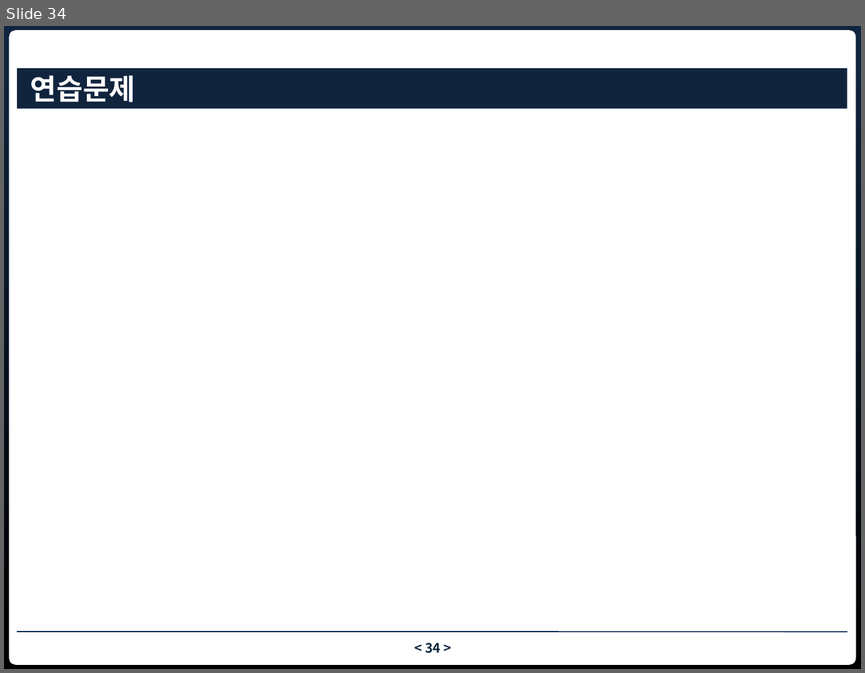
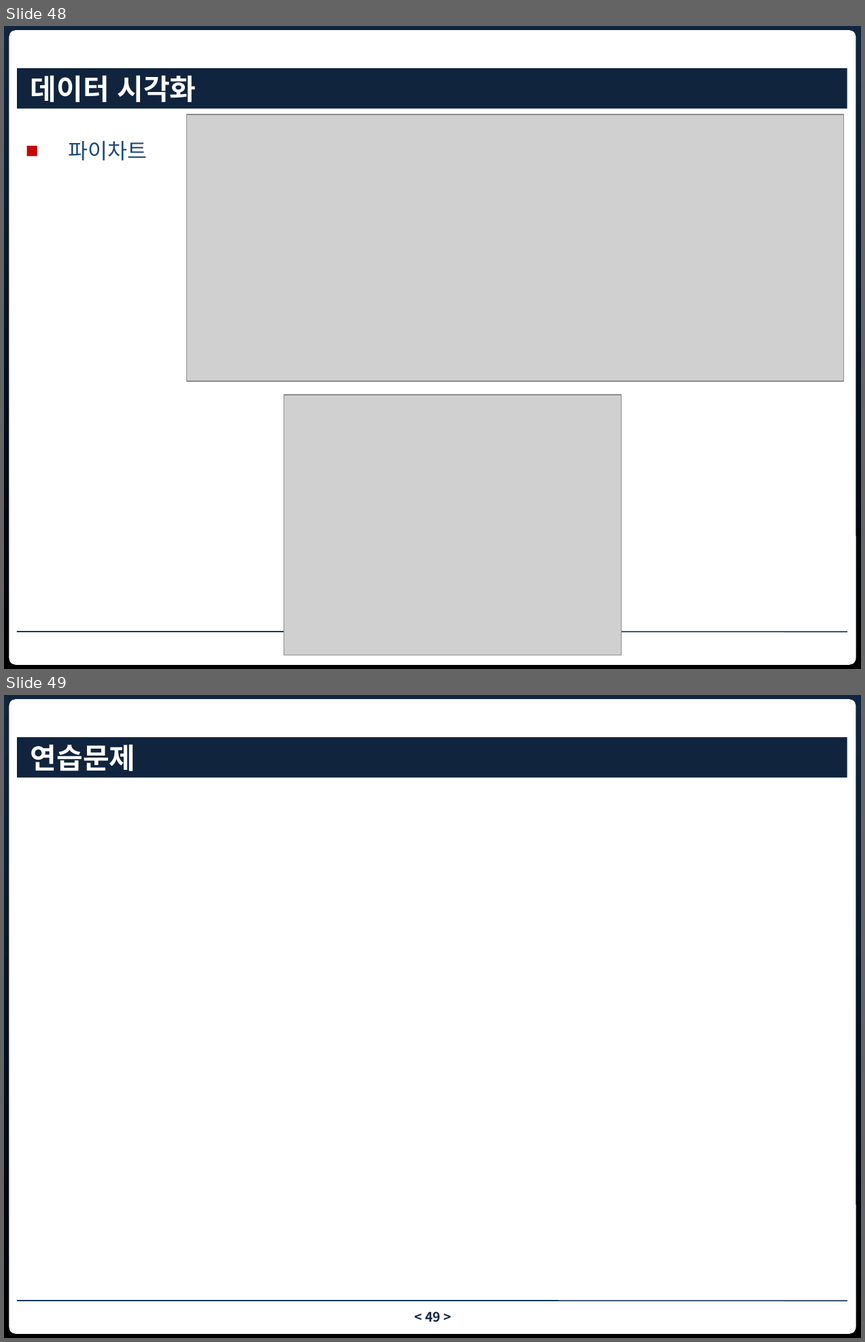
Before and after one commit to nhkim55/bigdata_fintech_python, a slide deck: ch6 matplotlib.pptx. Shown one above the other, each under a label of ours: slide 34 before the commit, slides 48 and 49 after it. The pictures are 865x673 and 865x1342 pixels, drawn with LibreOffice and Linux fonts; fonts in the diff are those of the drawing; grey boxes stand for pictures; background and template pictures are left out. Boxes give left, top, right and bottom in pixels: in the first picture for what was removed or moved away, otherwise in the second. Text is boxed around its words. In the diff, an @@ line names an element or a change of style, - is before the commit and + after.

```diff
--- a/ch6 matplotlib.pptx
+++ b/ch6 matplotlib.pptx
@@ slide 48 added at box(4, 26, 861, 669), background gradient #10253F to #000000; not listed: 3 template elements that a slide beside it also shows @@
@@ title added at box(17, 68, 847, 108), fill #0F243E, 24 pt, text #FFFFFF, bold @@
+데이터 시각화
@@ picture added at box(186, 114, 843, 381) @@
@@ text added at box(69, 141, 147, 161), 18 pt, text #1F497D @@
+■ 파이차트
@@ picture added at box(284, 395, 621, 655) @@
@@ what was slide 34 is now slide 49 @@
@@ page number at box(425, 1311, 441, 1322): text changed @@
-< 34 >
+< 49 >
```
Also in this commit, not shown: 3 slides changed, 15 other slides added.
